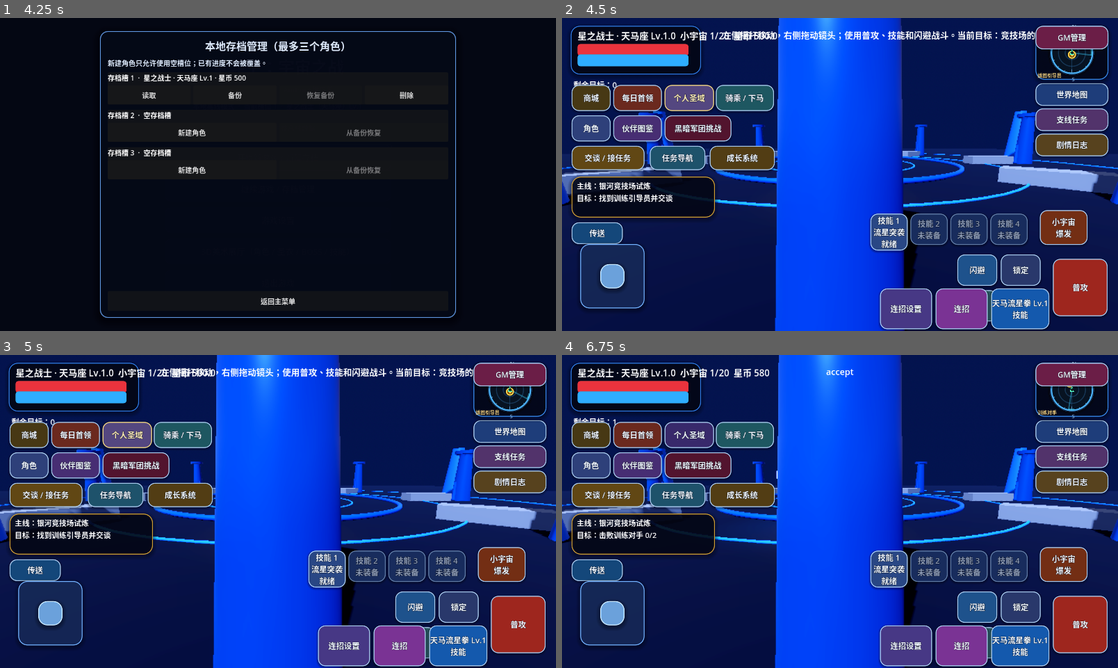
Above: before the commit, frames 1-4 (two rows, left to right).
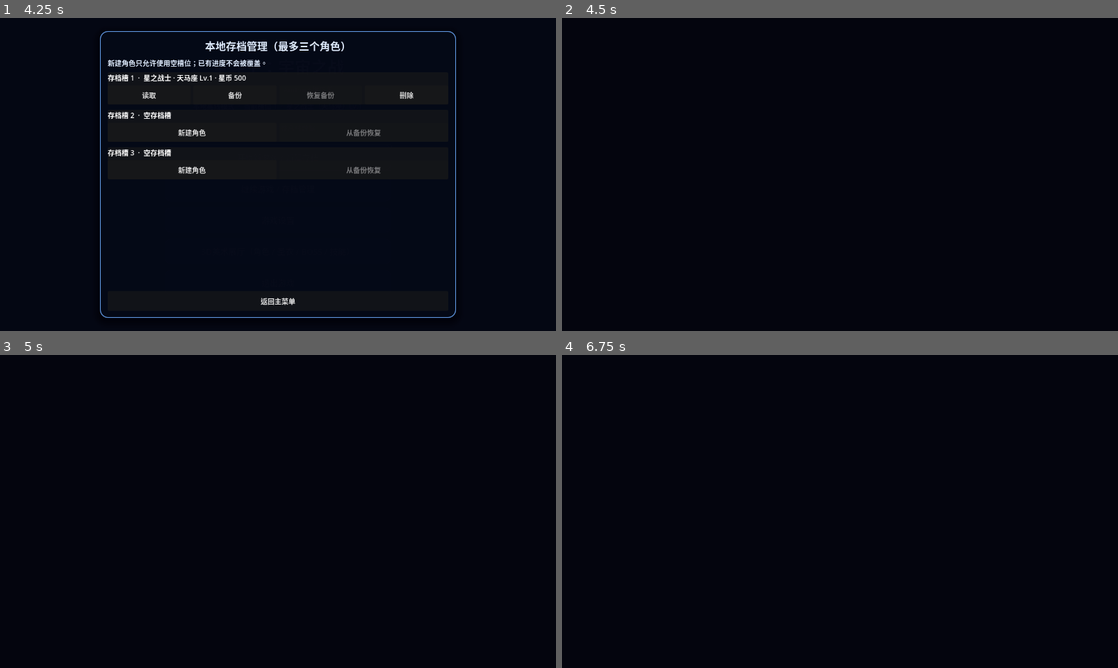
Above: after the commit, the same moments.

Repository: Qazwesrd/Saint-Seiya-Universe-War
Game: Godot game, scene res://scenes/main_menu.tscn
Same seed, same stepped clock (60 frames per second), same inputs: the game is played once before the commit and once after it.
Inputs (mouse positions are in pixels of both pictures, inside the frame that each line leads up to):
- Up to frame 1 (4.25 s): click "开始新游戏 / 新建存档" at 0.5 s; click "开始新游戏 / 新建存档" at 1.25 s; click "继续游戏 / 存档管理" at 2 s; click "游戏设置" at 2.75 s; click "3D美术展厅（角色 / 圣衣 / BOSS / 技能）" at 3.5 s
- Up to frame 2 (4.5 s): click "读取" at 4.25 s
- Up to frame 3 (5 s): no input
- Up to frame 4 (6.75 s): click (606, 495) at 5 s, where only the run before the commit has a clickable "交谈 / 接任务"; click (678, 495) at 5.75 s, where only the run before the commit has a clickable "任务导航"; click (595, 570) at 6.5 s, where only the run before the commit has a clickable "传送"

Frame 1 is identical in both runs. In frame 2, 95% of the frame differs, in the area x 0-100%, y 0-100%; in frame 3, 95%; in frame 4, 95%.
Error after the commit: Parse Error: Could not preload resource script "res://scripts/player.gd". (res://scripts/game.gd:2)

Commit message:
Apply distinct stance offsets to player visuals

Diff:
--- a/game/scripts/player.gd
+++ b/game/scripts/player.gd
@@ -1,6 +1,7 @@
 extends CharacterBody3D
 const CombatTargeting = preload("res://scripts/combat_targeting.gd")
 const CharacterVisualCatalog = preload("res://scripts/character_visual_catalog.gd")
+const CharacterStanceDatabase = preload("res://scripts/character_stance_database.gd")
 const SkillAnimationCatalog = preload("res://scripts/skill_animation_catalog.gd")
 const SkillVisualCatalog = preload("res://scripts/skill_visual_catalog.gd")
 var game: Variant
@@ -28,6 +29,7 @@
 var camera_pitch := -9.0
 var camera_presentation_tween: Tween
 var visual_root: Node3D
+var character_stance_profile: Dictionary = {}
 var visual_pose_tween: Tween
 var upper_arm_nodes: Array[MeshInstance3D] = []
 var forearm_nodes: Array[MeshInstance3D] = []
@@ -192,6 +194,7 @@
     eye_band.material_override = eye_material
     visual_root.add_child(eye_band)
 
+    _refresh_character_stance_profile()
     _build_armor_visuals()
     _load_authored_character_model(str(RPGState.profile.get("class_id", "pegasus")))
     _load_authored_armor_model()
@@ -251,8 +254,10 @@
             animation_name = "jump" if velocity.y > 0.5 else "fall"
         _play_authored_animation(animation_name)
     var movement_ratio := clampf(planar_speed / 7.0, 0.0, 1.0)
+    var stance_gait_scale := float(character_stance_profile.get("gait_scale", 1.0))
+    var stance_breath_scale := float(character_stance_profile.get("idle_breath", 1.0))
     var clock := float(Time.get_ticks_msec()) * 0.012
-    var idle_breath := sin(clock * 0.72) * 0.012
+    var idle_breath := sin(clock * 0.72) * 0.012 * stance_breath_scale
     var bob := idle_breath + sin(clock) * 0.035 * movement_ratio
     if tenkishi_flight_active:
         bob += sin(clock * 0.72) * 0.045
@@ -293,8 +298,8 @@
         if is_instance_valid(gem_material):
             gem_material.emission_energy_multiplier = gem_pulse
         gem.scale = Vector3.ONE * (0.96 + gem_pulse * 0.08)
-    var target_roll := -move_input.x * 0.10
-    var target_pitch := move_input.y * 0.055
+    var target_roll := -move_input.x * 0.10 + float(character_stance_profile.get("torso_roll", 0.0))
+    var target_pitch := move_input.y * 0.055 + float(character_stance_profile.get("torso_pitch", 0.0))
     visual_root.rotation.z = lerp_angle(visual_root.rotation.z, target_roll, minf(1.0, delta * 8.0))
     visual_root.rotation.x = lerp_angle(visual_root.rotation.x, target_pitch, minf(1.0, delta * 8.0))
     combat_pose_timer = maxf(0.0, combat_pose_timer - delta)
@@ -302,10 +307,16 @@
     var pose_weight := sin(clampf(pose_progress, 0.0, 1.0) * PI) * combat_pose_strength
     for limb_index in range(2):
         var side := -1.0 if limb_index == 0 else 1.0
-        var gait := sin(clock + (PI if limb_index == 1 else 0.0)) * 0.42 * movement_ratio
-        var arm_target := gait
-        var forearm_target := -0.12 * movement_ratio
-        var leg_target := -gait * 0.9
+        var stance_arm_rest: Array = character_stance_profile.get("arm_rest", [0.0, 0.0])
+        var stance_forearm_rest: Array = character_stance_profile.get("forearm_rest", [0.0, 0.0])
+        var stance_leg_rest: Array = character_stance_profile.get("leg_rest", [0.0, 0.0])
+        var stance_arm_offset := float(stance_arm_rest[limb_index]) if stance_arm_rest.size() > limb_index else 0.0
+        var stance_forearm_offset := float(stance_forearm_rest[limb_index]) if stance_forearm_rest.size() > limb_index else 0.0
+        var stance_leg_offset := float(stance_leg_rest[limb_index]) if stance_leg_rest.size() > limb_index else 0.0
+        var gait := sin(clock + (PI if limb_index == 1 else 0.0)) * 0.42 * movement_ratio * stance_gait_scale
+        var arm_target := gait + stance_arm_offset
+        var forearm_target := -0.12 * movement_ratio + stance_forearm_offset
+        var leg_target := -gait * 0.9 + stance_leg_offset
         if combat_pose_motion == "dash":
             arm_target = lerpf(arm_target, 0.52 if limb_index == 1 else 0.34, pose_weight)
             forearm_target = lerpf(forearm_target, -0.62, pose_weight)
@@ -504,6 +515,7 @@
     })
 
 func _on_rpg_state_changed() -> void:
+    _refresh_character_stance_profile()
     if _get_visual_armor_signature() != visual_armor_signature:
         var previous_transform_key := visual_armor_transform_key
         _build_armor_visuals()
@@ -512,7 +524,13 @@
         if not previous_transform_key.is_empty() and previous_transform_key != visual_armor_transform_key:
             _play_armor_transform_effect()
 
-func _play_armor_transform_effect() -> void:
+func _refresh_character_stance_profile() -> void:
+    var class_id := str(RPGState.profile.get("class_id", "pegasus"))
+    var faction_id := str(RPGState.profile.get("faction_id", "sanctuary"))
+    var is_hongjun := bool(RPGState.profile.get("is_supreme_deity", false)) and str(RPGState.profile.get("character_name", "")) in ["鸿钧", "鸿钧老祖"]
+    character_stance_profile = CharacterStanceDatabase.get_profile(class_id, faction_id, is_hongjun)
+
+func _play_armor_transform_effect() -> void
     if not is_instance_valid(visual_root):
         return
     var burst := MeshInstance3D.new()
